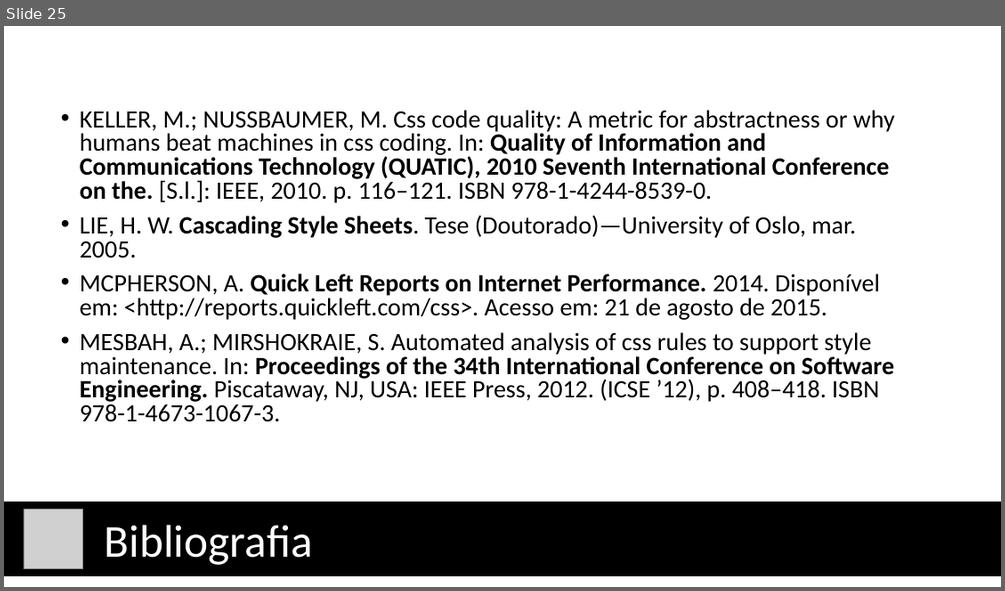
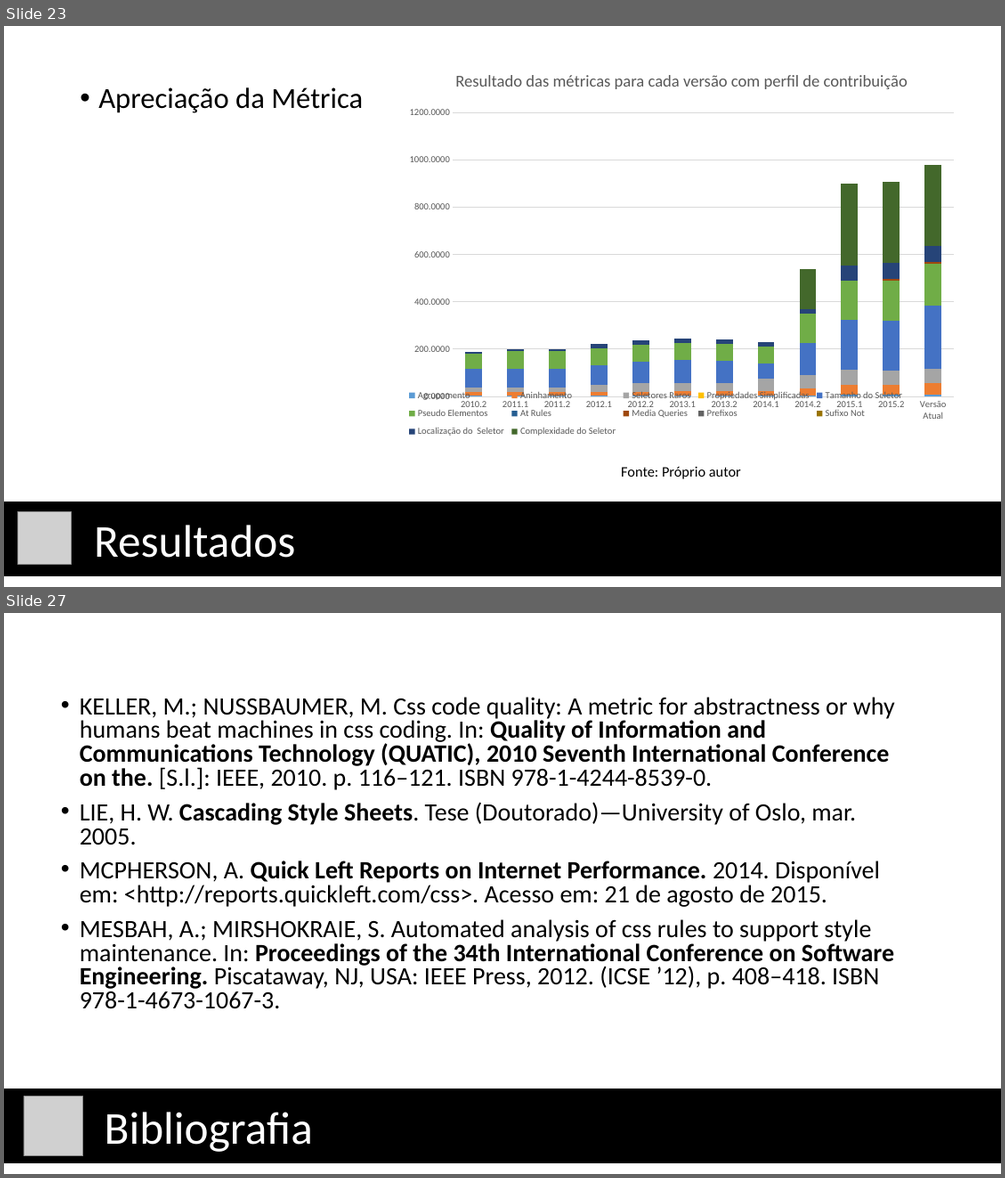
Before and after one commit to vcsalvador/TCC-I, a slide deck: Apresentação/Em Direção a uma Métrica de Qualidade e 2.pptx. Shown one above the other, each under a label of ours: slide 25 before the commit, slides 23 and 27 after it; the slides between them are not shown. The pictures are 1005x591 and 1005x1178 pixels, drawn with LibreOffice and Linux fonts; fonts in the diff are those of the drawing; grey boxes stand for pictures. Boxes give left, top, right and bottom in pixels: in the first picture for what was removed or moved away, otherwise in the second. Text is boxed around its words. In the diff, an @@ line names an element or a change of style, - is before the commit and + after.

Commit message:
versão final pós banca

```diff
--- a/Apresentação/Em Direção a uma Métrica de Qualidade e 2.pptx
+++ b/Apresentação/Em Direção a uma Métrica de Qualidade e 2.pptx
@@ slide 23 added at (4,26,1001,587), background #FFFFFF @@
@@ text added at (455,75,907,89), 16 pt, text #595959 @@
+Resultado das métricas para cada versão com perfil de contribuição
@@ text added at (98,87,363,113), 28 pt, text #000000 @@
+• Apreciação da Métrica
@@ column stacked chart added at (398,100,965,451) @@
+categories: 2010.2, 2011.1, 2011.2, 2012.1, 2012.2, 2013.1, 2013.2, 2014.1, 2014.2, 2015.1, 2015.2, Versão Atual
+Agrupamento: 0, 0, 0, 0, 0, 0, 0, 0, 10, 10, 10, 10
+Aninhamento: 20, 20, 20, 20, 20, 20, 20, 20, 30, 40, 40, 50
+Seletores Raros: 20, 20, 20, 30, 40, 40, 40, 50, 50, 60, 60, 60
+Propriedades Simplificadas: 0, 0, 0, 0, 0, 0, 0, 0, 0, 0, 0, 0
+Tamanho do Seletor: 80, 80, 80, 80, 90, 100, 90, 60, 140, 210, 210, 260
+Pseudo Elementos: 60, 70, 70, 70, 70, 70, 70, 70, 120, 160, 170, 180
+At Rules: 0, 0, 0, 0, 0, 0, 0, 0, 0, 0, 0, 0
+Media Queries: 0, 0, 0, 0, 0, 0, 0, 0, 0, 0, 10, 10
+Prefixos: 0, 0, 0, 0, 0, 0, 0, 0, 0, 0, 0, 0
+Sufixo Not: 0, 0, 0, 0, 0, 0, 0, 0, 0, 0, 0, 0
+Localização do  Seletor: 10, 10, 10, 20, 20, 20, 20, 20, 20, 70, 70, 70
+Complexidade do Seletor: 0, 0, 0, 0, 0, 0, 0, 0, 170, 340, 340, 340
@@ text added at (621,466,741,479), 14 pt, text #000000 @@
+Fonte: Próprio autor
@@ rectangle added at (4,502,1001,576), fill #000000, outline #000000 1 pt, 44 pt, text #FFFFFF @@
+Resultados
@@ picture added at (18,511,72,564) @@
@@ what was slide 25 is now slide 27 @@
```
Also in this commit, not shown: 14 slides changed, 2 other slides added, 38 other files.
